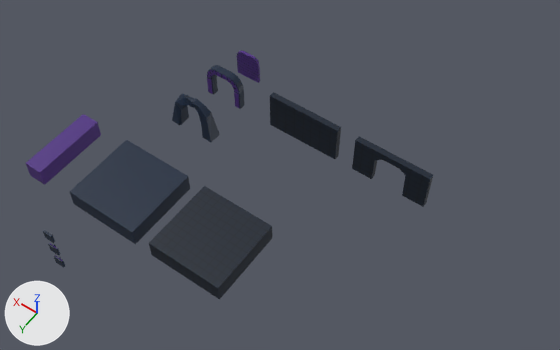
The Blender file blender/assets.blend, before and after one commit.
Both versions are drawn from a camera (50 mm lens) standing at (-38.0, 28.4, 60.2) and looking at (-12.4, -7.5, 3.7). Lighting does not change. The marker at lower left points along +X, +Y and +Z.

The first picture shows 'connector', 'door', 'doorframe', 'doorframe_2', 'platform', 'platform_brick', 'wall_brick_1', 'wall_brick_2'.
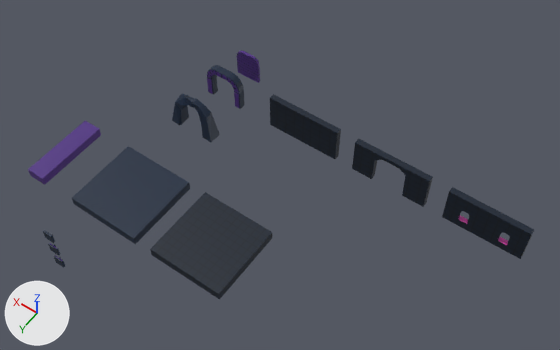
Location of each change, [x1, y1, x2, y2] in pixels of the pictures (560 x 350 px):
'platform_brick', mesh rescaled
    before: [149, 186, 272, 299]
    after: [150, 192, 272, 299]
'platform', mesh rescaled
    before: [70, 140, 190, 244]
    after: [72, 146, 190, 244]
'wall_brick_3', added
    after: [442, 187, 534, 259]
'connector', mesh rescaled (10% shorter)
    before: [26, 114, 101, 185]
    after: [28, 121, 101, 185]

Patch to the scene script:
```diff
--- a/blender/assets.blend.py
+++ b/blender/assets.blend.py
@@ img_colors_png_011 @@
+img_colors_png_011 = load_image('colors.png.011', '../models/textures/colors.png', 512, 512, 'sRGB')
@@ mat_shared_material_011 @@
+mat_shared_material_011 = principled_material('shared_material.011')
+mat_shared_material_011.texture = img_colors_png_011
@@ me_cube @@
 me_cube.from_pydata(...)  # 8 vertices, 6 faces; spans x -4.0..4.0, y -4.0..4.0, z -1.0..1.0
 # used by ob_platform; location = (0.0, 0.0, 0.0)
+# me_cube part 1: the whole mesh is scaled about its middle by (1, 1, 0.5), then moved by (0.0, 0.0, -0.5)
 me_cube.materials.append(mat_shared_material)
@@ me_cube_002 @@
 me_cube_002.from_pydata(...)  # 8 vertices, 6 faces; spans x -1.0..1.0, y -4.0..4.0, z -1.0..1.0
 # used by ob_connector; location = (9.0, 0.0, 0.0)
+# me_cube_002 part 2: the whole mesh is scaled about its middle by (1, 1, 0.5), then moved by (0.0, 0.0, -0.5)
 me_cube_002.materials.append(mat_shared_material_002)
@@ me_cube_011 @@
 me_cube_011.from_pydata(...)  # 968 vertices, 966 faces; spans x -4.0..4.0, y -4.0..4.0, z -1.0..1.0
 # used by ob_platform_brick; location = (-10.0, 0.0, 0.0)
+# me_cube_011 part 3: the whole mesh is scaled about its middle by (1, 1, 0.5), then moved by (0.0, 0.0, -0.5)
 me_cube_011.materials.append(mat_shared_material_008)
@@ me_cube_014 @@
+me_cube_014.from_pydata(...)  # 432 vertices, 360 faces; spans x -4.0..4.0, y -0.31..0.31, z 0.0..4.0
+me_cube_014.materials.append(mat_shared_material_011)  # picture img_colors_png_011
@@ ob_wall_brick_3 @@
+ob_wall_brick_3 = bpy.data.objects.new('wall_brick_3', me_cube_014)
+ob_wall_brick_3.location = (-30.0, -15.0, 0.0)
```
